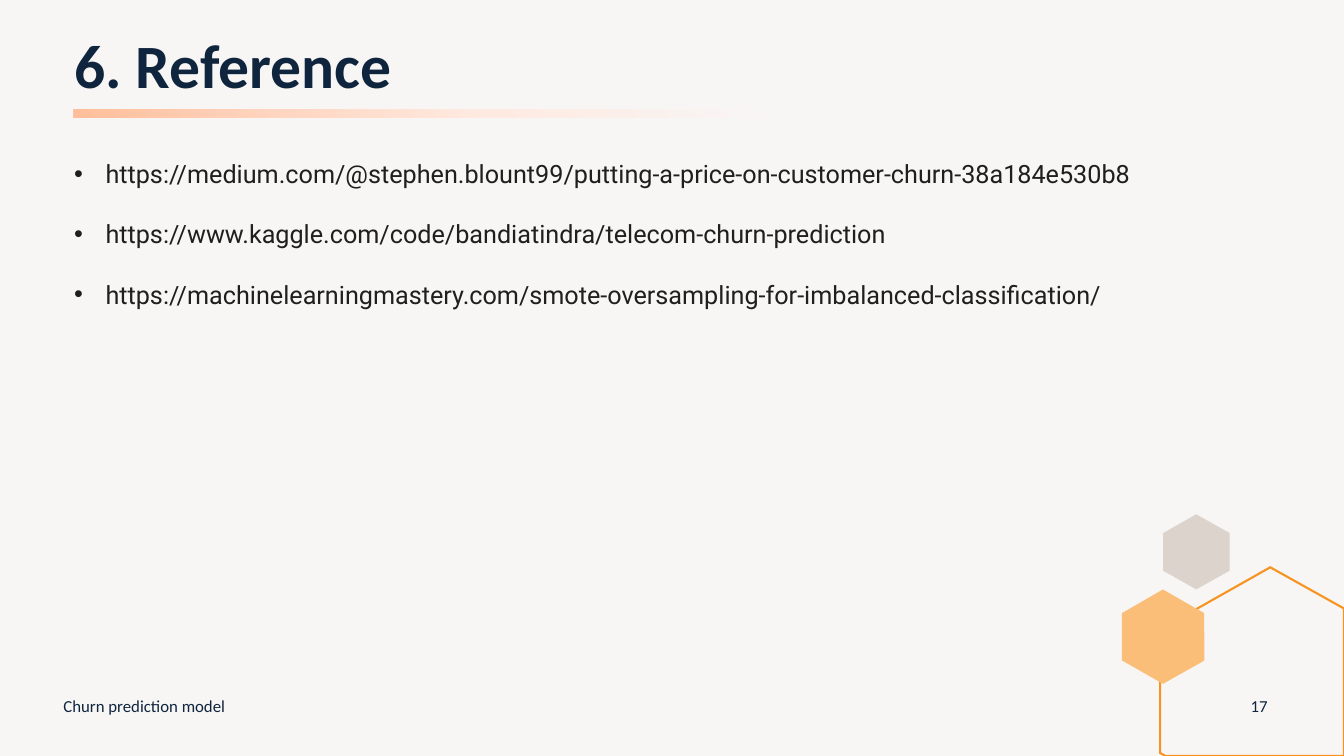
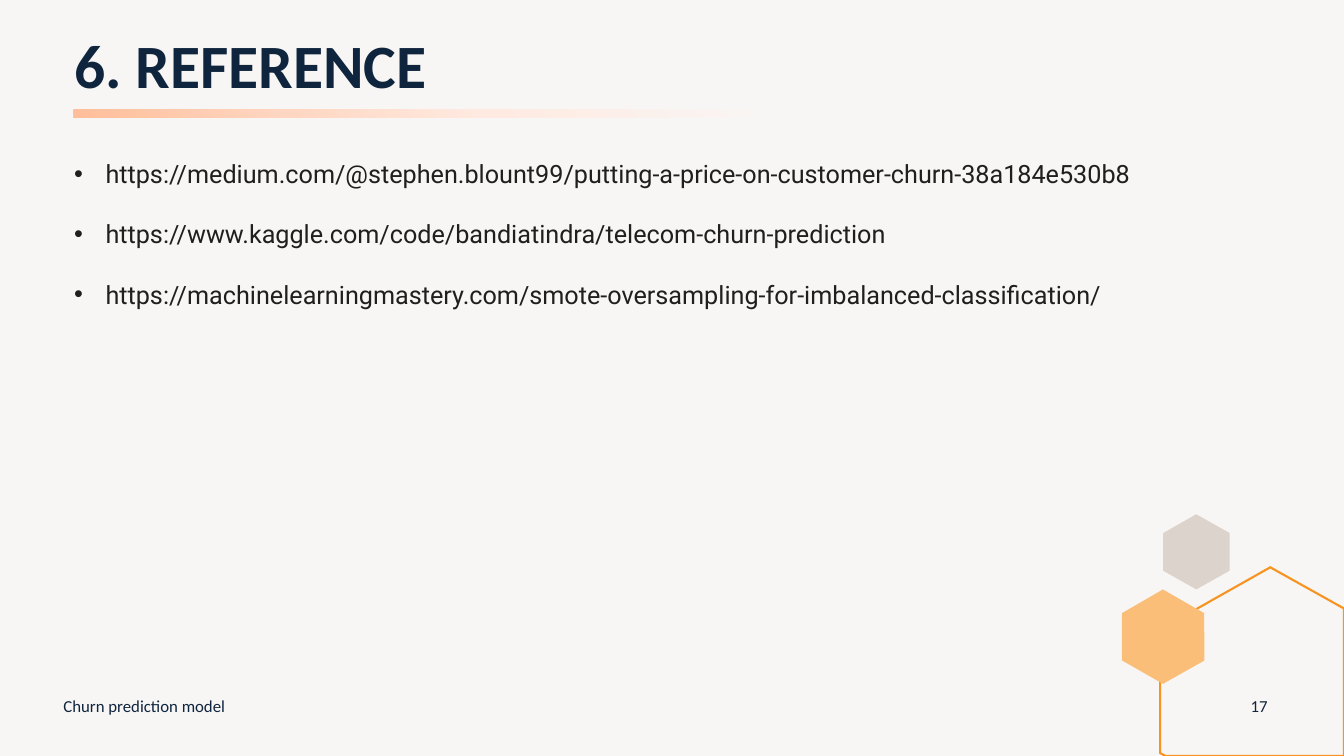
Before and after one commit to peerapat-t/telco_churn_prediction_model, a slide deck: slide 17 of Telco churn prediction model presentation.pptx. Drawn at 1344x756 pixels with LibreOffice and Linux fonts; fonts in the diff are those of the drawing. Boxes give left, top, right and bottom in pixels: in the first picture for what was removed or moved away, otherwise in the second. Text is boxed around its words. In the diff, an @@ line names an element or a change of style, - is before the commit and + after.

```diff
--- a/Telco churn prediction model presentation.pptx
+++ b/Telco churn prediction model presentation.pptx
@@ title at [74,46,427,89]: text changed @@
-6. Reference
+6. REFERENCE
```
Also in this commit, not shown: 17 other slides changed, 1 other file.
